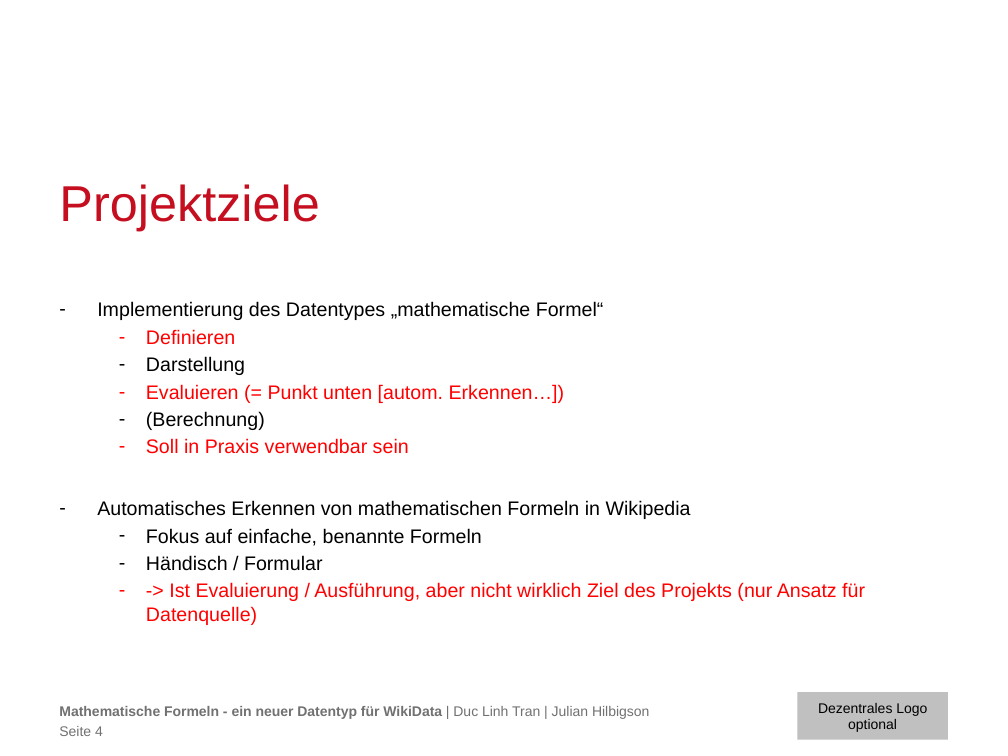
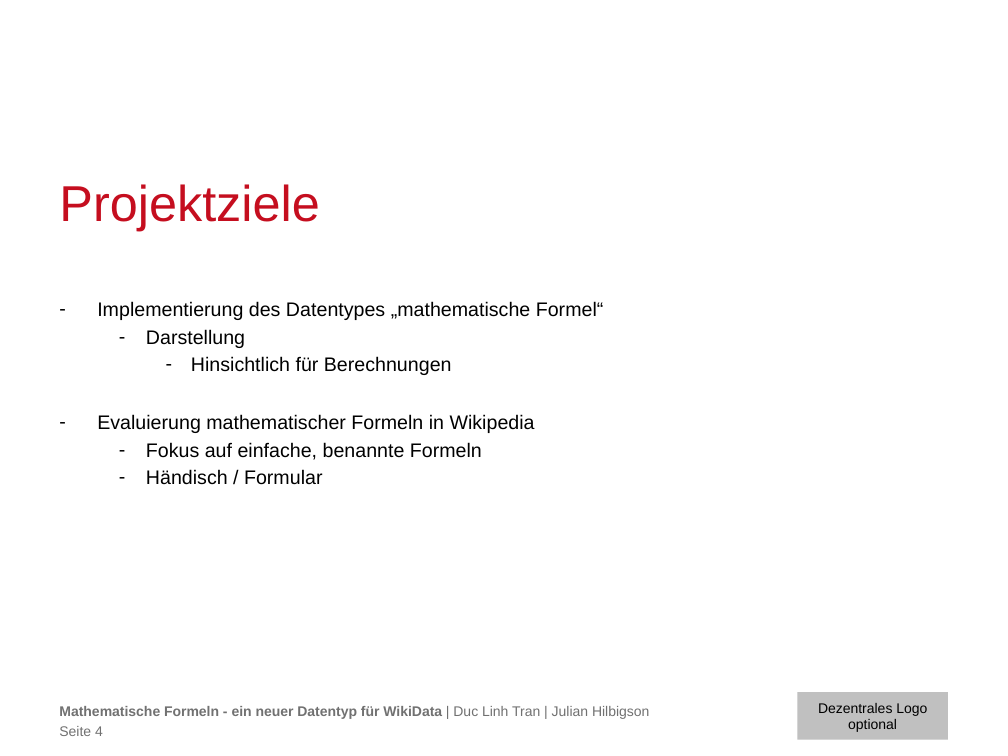
Before and after one commit to TU-Berlin/WikidataMath, a slide deck: slide 4 of docs/milestone presentations/1-presentation/1-complete.pptx. Drawn at 1008x756 pixels with LibreOffice and Linux fonts; fonts in the diff are those of the drawing; background and template pictures are left out. Boxes give left, top, right and bottom in pixels: in the first picture for what was removed or moved away, otherwise in the second. Text is boxed around its words. In the diff, an @@ line names an element or a change of style, - is before the commit and + after.

Commit message:
adjusted Projektziele

```diff
--- a/docs/milestone presentations/1-presentation/1-complete.pptx
+++ b/docs/milestone presentations/1-presentation/1-complete.pptx
@@ text at <box>146,329,235,345</box>: paragraph removed @@
-  – Definieren
@@ text at <box>97,356,535,433</box>: text changed @@
-  – Evaluieren (= Punkt unten [autom. Erkennen…])
-  – (Berechnung)
-  – Soll in Praxis verwendbar sein
-– Automatisches Erkennen von mathematischen Formeln in Wikipedia
+    – Hinsichtlich für Berechnungen
+– Evaluierung mathematischer Formeln in Wikipedia
@@ text at <box>146,582,865,625</box>: paragraph removed @@
-  – -> Ist Evaluierung / Ausführung, aber nicht wirklich Ziel des Projekts (nur Ansatz für Datenquelle)
```
